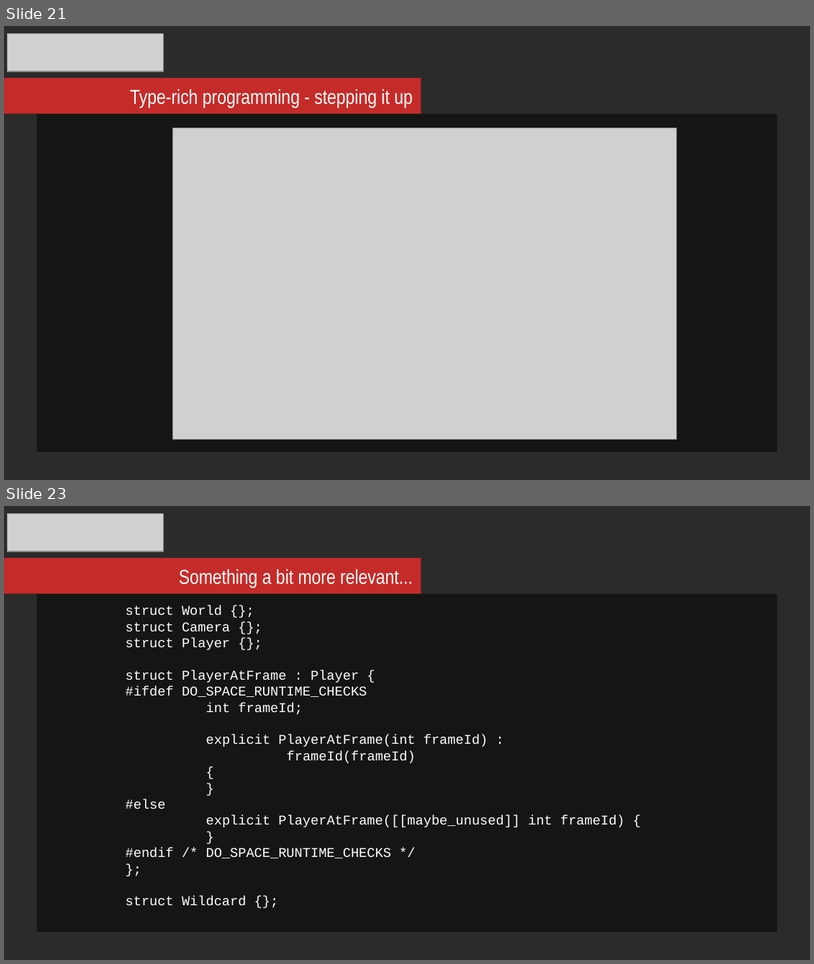
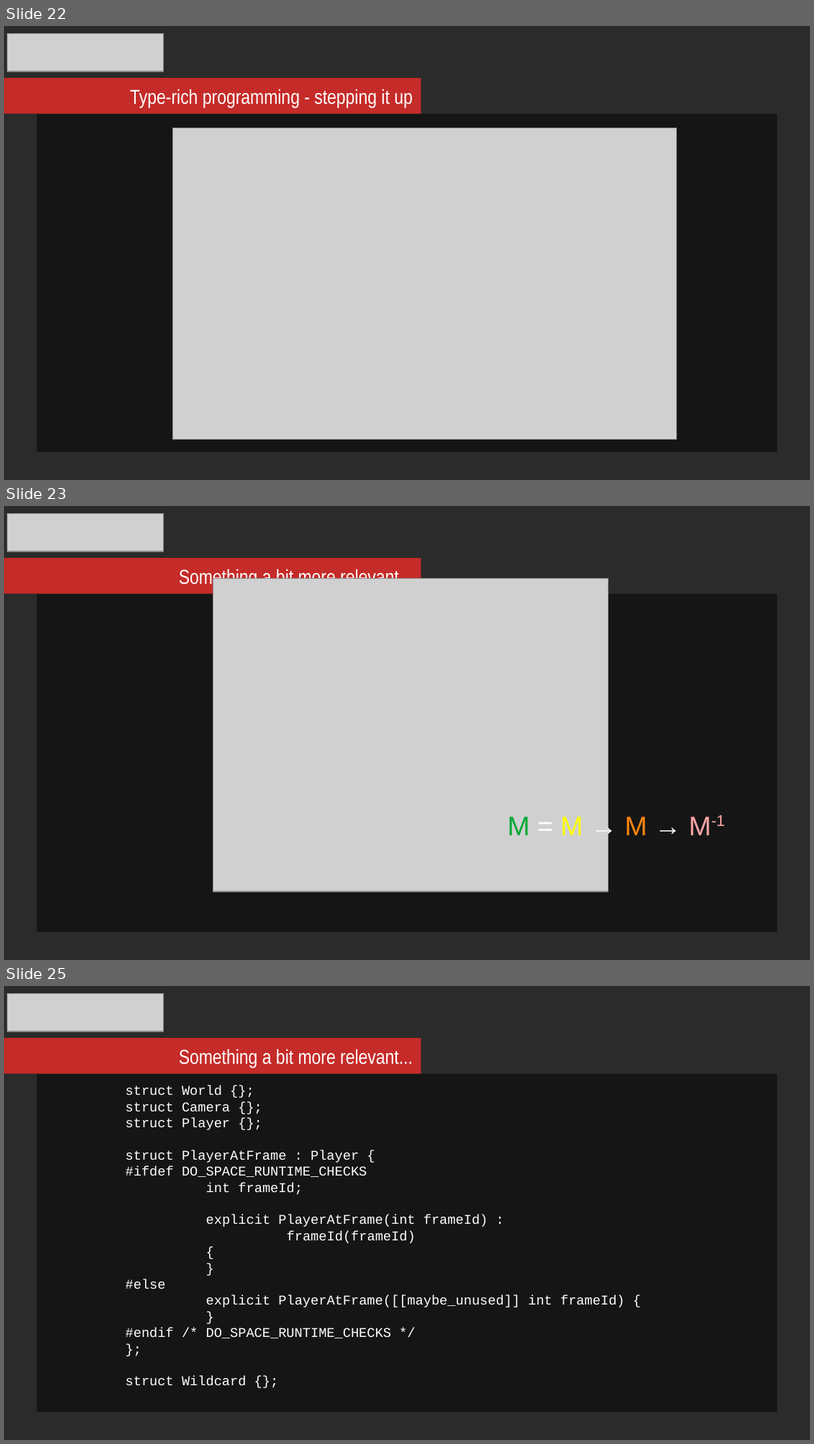
Before and after one commit to mikosz/type-safety, a slide deck: ask-not-what-you-can-do-for-the-compiler.odp. Shown one above the other, each under a label of ours: slides 21 and 23 before the commit, slides 22, 23 and 25 after it; the slides between them are not shown. The pictures are 814x964 and 814x1444 pixels, drawn with LibreOffice and Linux fonts; fonts in the diff are those of the drawing; grey boxes stand for pictures; background and template pictures are left out; a plain dark background stands for a picture behind light text. Boxes give left, top, right and bottom in pixels: in the first picture for what was removed or moved away, otherwise in the second. Text is boxed around its words. In the diff, an @@ line names an element or a change of style, - is before the commit and + after.

```diff
--- a/ask-not-what-you-can-do-for-the-compiler.odp
+++ b/ask-not-what-you-can-do-for-the-compiler.odp
@@ slide 23 added at box(4, 506, 810, 960), background picture (left out) @@
@@ picture added at box(7, 513, 164, 551) @@
@@ rectangle added at box(4, 558, 421, 593), fill #C52B28 @@
@@ text added at box(179, 568, 413, 588), 18 pt, text #FFFFFF @@
+Something a bit more relevant...
@@ picture added at box(213, 579, 608, 891) @@
@@ rectangle added at box(37, 594, 777, 932), fill #000000 at 51% opacity @@
@@ text added at box(508, 815, 725, 835), 24 pt, text #FFFFFF @@
+M = M → M → M-1
@@ what was slide 21 is now slide 22 @@
@@ what was slide 23 is now slide 25 @@
```
Also in this commit, not shown: 2 slides changed, 1 other slide added.
